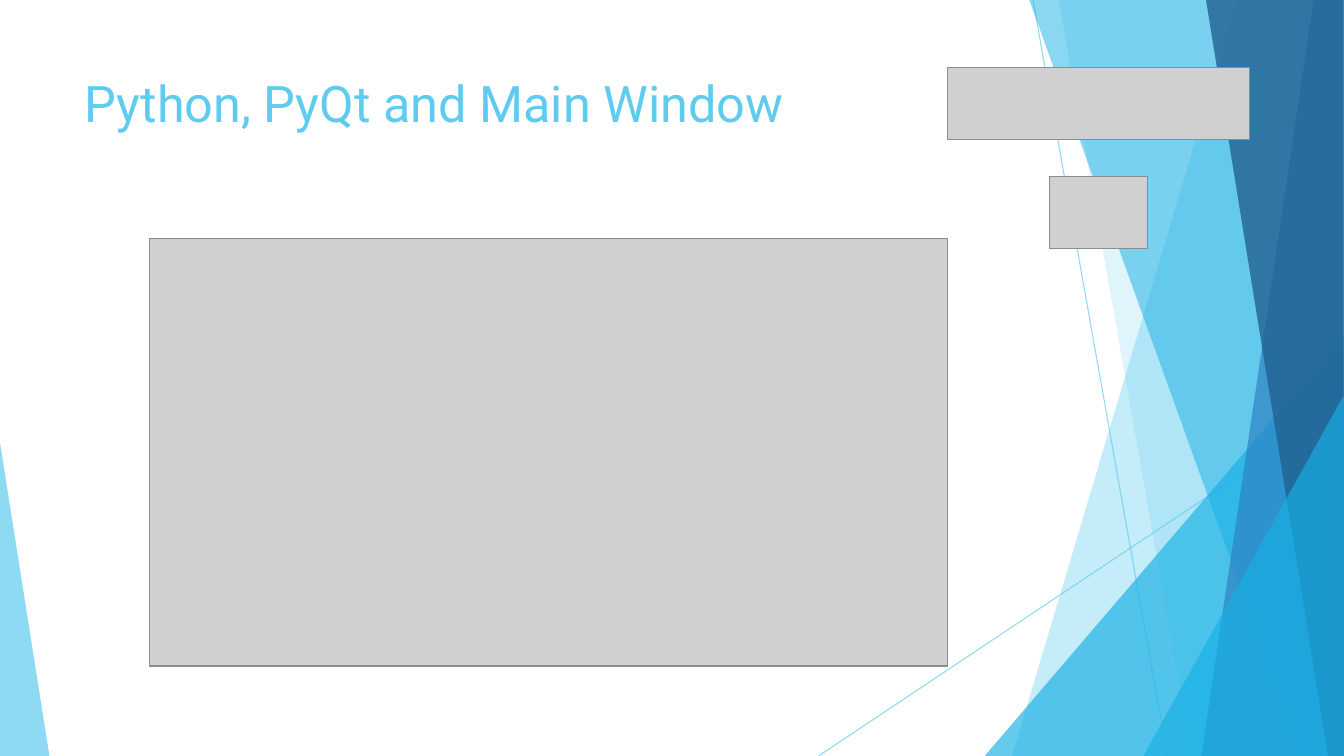
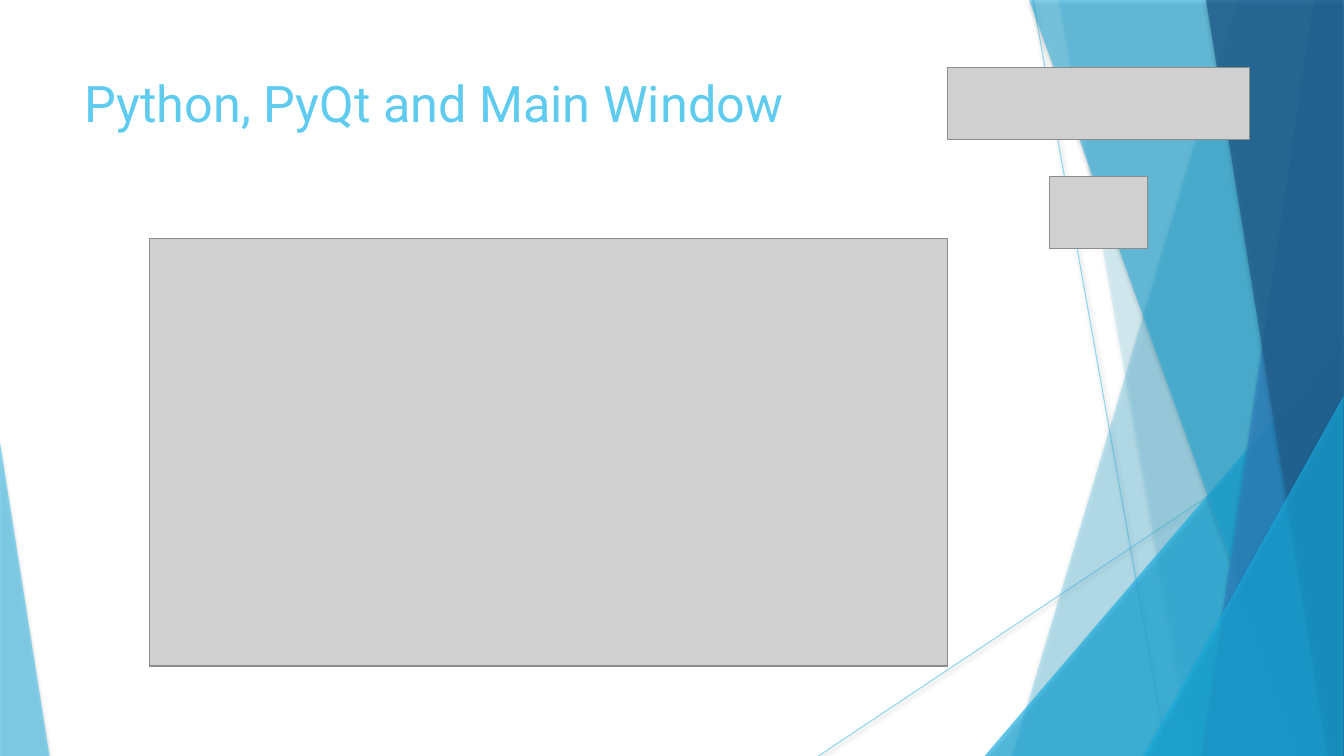
Before and after one commit to technolapin/sable, a slide deck: slide 8 of anglais/Présentation.pptx (slide 5 before the commit). Drawn at 1344x756 pixels with LibreOffice and Linux fonts; fonts in the diff are those of the drawing; grey boxes stand for pictures. Boxes give left, top, right and bottom in pixels: in the first picture for what was removed or moved away, otherwise in the second. Text is boxed around its words. In the diff, an @@ line names an element or a change of style, - is before the commit and + after.

```diff
--- a/anglais/Présentation.pptx
+++ b/anglais/Présentation.pptx
@@ line (1033, 0) - (1168, 756): stroke #5FCBEF 0.75 pt to #5FCBEF 0.74 pt @@
@@ freeform shape at bbox=[1059, 0, 1344, 756]: shadow on; outline redrawn @@
@@ line (1344, 406) - (819, 756): stroke #5FCBEF 0.75 pt to #5FCBEF 0.74 pt @@
@@ shadow on in 7 elements at bbox=[1012, 0, 1344, 756], bbox=[985, 336, 1344, 756], bbox=[1029, 0, 1344, 756], bbox=[1202, 0, 1344, 756], bbox=[1206, 0, 1344, 756], bbox=[1143, 396, 1344, 756], bbox=[0, 443, 49, 756] @@
```
Also in this commit, not shown: 7 other slides changed, 3 slides added, 24 other files.
